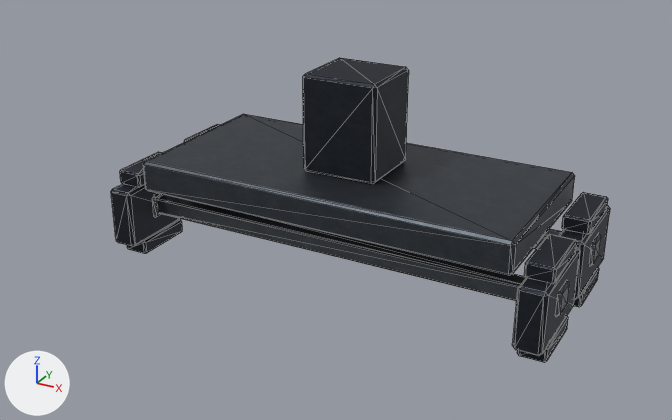
A saved change to the glTF model assets/terra/blocks/models/train_bogie.gltf.
Both versions are drawn from a 50 mm lens placed at (2.34, -4.03, 2.08), pointed at (0.46, -0.6, 0.36). The axes (+X, +Y, +Z) are drawn at lower left. The lights are the same throughout. The first picture is the older version. Mesh edges are drawn as thin lines. Vertices at exactly the same position are counted once.
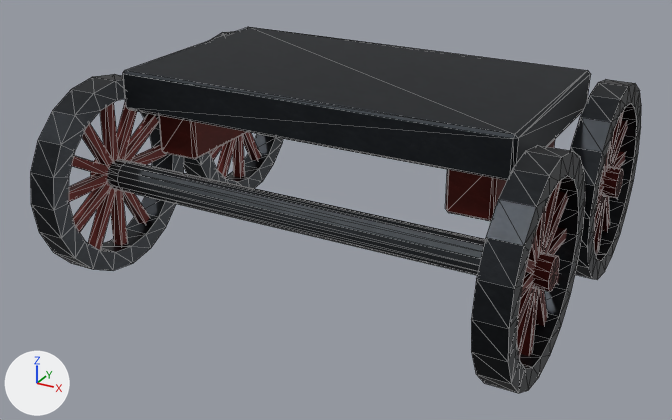
Pixel boxes [x1, y1, x2, y2] of what changed, in the pictures (672 x 420 px; the box of a moved part takes in the faces that stretch with it):
'Mesh_0', reshaped (22% wider, 20% taller): before [111, 58, 610, 363]; after [30, 27, 641, 393]
part 1 of me_mesh_0, added: after [107, 159, 485, 275]
part 2 of me_mesh_0, added: after [602, 167, 623, 198]
part 3 of me_mesh_0, added (mostly hidden): after [598, 182, 603, 196]
part 4 of me_mesh_0, added (mostly hidden): after [613, 152, 625, 168]
part 5 of me_mesh_0, added (brown): after [533, 253, 560, 292]
part 6 of me_mesh_0, moved or reshaped: before [143, 114, 575, 276]; after [123, 27, 590, 181]
part 7 of me_mesh_0, moved or reshaped (mostly hidden before): before [184, 124, 219, 142]; after [159, 115, 248, 159]
part 8 of me_mesh_0, moved or reshaped: before [562, 192, 608, 235]; after [445, 139, 555, 221]
part 9 of me_mesh_0, deleted: before [120, 58, 601, 363]
part 10 of me_mesh_0, built on: before [111, 184, 610, 356]; after [30, 31, 641, 393]

Diff of the bpy script that builds the scene:
```diff
--- a/assets/terra/blocks/models/train_bogie.gltf.py
+++ b/assets/terra/blocks/models/train_bogie.gltf.py
@@ mat_train_bogie_wheel_1_tire @@
+mat_train_bogie_wheel_1_tire = bpy.data.materials.new('train_bogie_wheel_1_tire')
+# colours: dark grey #5f6165
+# uses the picture img_machinery_iron_hd_png
@@ mat_train_bogie_wheel_0_tire @@
+mat_train_bogie_wheel_0_tire = bpy.data.materials.new('train_bogie_wheel_0_tire')
+# colours: dark grey #5f6165
+# uses the picture img_machinery_iron_hd_png
@@ mat_train_red @@
+mat_train_red = bpy.data.materials.new('train_red')
+# colours: red #bf4235
+# uses the picture img_machinery_iron_hd_png
@@ mat_train_bogie_wheel_2_spokes @@
+mat_train_bogie_wheel_2_spokes = bpy.data.materials.new('train_bogie_wheel_2_spokes')
+# colours: red #bc3f35
+# uses the picture img_machinery_iron_hd_png
@@ mat_train_bogie_wheel_3_spokes @@
+mat_train_bogie_wheel_3_spokes = bpy.data.materials.new('train_bogie_wheel_3_spokes')
+# colours: red #bc3f35
+# uses the picture img_machinery_iron_hd_png
@@ mat_train_bogie_wheel_3_tire @@
+mat_train_bogie_wheel_3_tire = bpy.data.materials.new('train_bogie_wheel_3_tire')
+# colours: dark grey #5f6165
+# uses the picture img_machinery_iron_hd_png
@@ mat_train_bogie_wheel_1_spokes @@
+mat_train_bogie_wheel_1_spokes = bpy.data.materials.new('train_bogie_wheel_1_spokes')
+# colours: red #bc3f35
+# uses the picture img_machinery_iron_hd_png
@@ mat_train_black_iron @@
+mat_train_black_iron = bpy.data.materials.new('train_black_iron')
+# colours: dark grey #5f6369
+# uses the picture img_machinery_iron_hd_png
@@ mat_train_bogie_wheel_2_tire @@
+mat_train_bogie_wheel_2_tire = bpy.data.materials.new('train_bogie_wheel_2_tire')
+# colours: dark grey #5f6165
+# uses the picture img_machinery_iron_hd_png
@@ mat_train_axle @@
+mat_train_axle = bpy.data.materials.new('train_axle')
+# colours: grey #939597
+# uses the picture img_machinery_iron_hd_png
@@ mat_train_bogie_wheel_0_spokes @@
+mat_train_bogie_wheel_0_spokes = bpy.data.materials.new('train_bogie_wheel_0_spokes')
+# colours: red #bc3f35
+# uses the picture img_machinery_iron_hd_png
@@ me_mesh_0 @@
-me_mesh_0.from_pydata(...)  # 480 vertices, 880 faces; spans x -0.56..1.57, y -0.98..-0.02, z 0.05..1.0
-me_mesh_0.materials.append(mat_rivet)
-me_mesh_0.materials.append(mat_dark)
-me_mesh_0.materials.append(mat_iron)
+me_mesh_0.from_pydata(...)  # 860 vertices, 1668 faces; spans x -0.58..1.58, y -1.45..0.45, z 0.05..1.0
+# me_mesh_0 part 1: a new loose piece, a 16-sided cylinder along x spanning x -0.5..1.5, y -1.07..-0.93, z 0.43..0.57, in mat_train_axle
+# me_mesh_0 part 2: a new loose piece, a 12-sided cylinder along x spanning x 1.42..1.58, y -0.07..0.07, z 0.43..0.57, in mat_train_bogie_wheel_2_spokes
+# me_mesh_0 part 3: a new loose piece, a box spanning x 1.477..1.523, y -0.382..0.0, z 0.477..0.522, in mat_train_bogie_wheel_2_spokes
+# me_mesh_0 part 4: a new loose piece, a box spanning x 1.477..1.523, y 0.0..0.382, z 0.477..0.522, in mat_train_bogie_wheel_2_spokes
+# me_mesh_0 part 5: a new loose piece, a 12-sided cylinder along x spanning x 1.42..1.58, y -1.07..-0.93, z 0.43..0.57, in mat_train_bogie_wheel_3_spokes
+# me_mesh_0 part 6: the loose piece of 24 vertices spanning x -0.4..1.4, y -0.92..-0.08, z 0.4..0.55 is scaled about its middle by (1, 1.19, 1.23), then moved by (0.0, 0.0, 0.43), in mat_train_black_iron
+# me_mesh_0 part 7: the loose piece of 24 vertices spanning x -0.56..-0.44, y -0.4..-0.1, z 0.4..0.47 is scaled about its middle by (1.65, 2.7, 3.84), then moved by (0.3, -0.25, 0.29), in mat_train_red
+# me_mesh_0 part 8: the loose piece of 24 vertices spanning x 1.44..1.56, y -0.4..-0.1, z 0.4..0.47 is scaled about its middle by (1.65, 2.7, 3.84), then moved by (-0.3, -0.25, 0.29), in mat_train_red
+# me_mesh_0 part 9: 11 loose pieces with 264 vertices, spanning x -0.56..1.57, y -0.9..-0.1, z 0.05..1.0, are deleted
+# me_mesh_0 part 10: 144 vertices removed from x -0.56..1.56, y -0.98..-0.02, z 0.12..0.4; 584 vertices added at x -0.56..1.57, y -1.45..0.45, z 0.05..0.95
+# other edits to the shape of me_mesh_0 do not show in these pictures
+me_mesh_0.materials.append(mat_train_axle)
+me_mesh_0.materials.append(mat_train_bogie_wheel_0_tire)
+me_mesh_0.materials.append(mat_train_bogie_wheel_0_spokes)
+me_mesh_0.materials.append(mat_train_bogie_wheel_1_tire)
+me_mesh_0.materials.append(mat_train_bogie_wheel_1_spokes)
+me_mesh_0.materials.append(mat_train_bogie_wheel_2_tire)
+me_mesh_0.materials.append(mat_train_bogie_wheel_2_spokes)
+me_mesh_0.materials.append(mat_train_bogie_wheel_3_tire)
+me_mesh_0.materials.append(mat_train_bogie_wheel_3_spokes)
+me_mesh_0.materials.append(mat_train_black_iron)
+me_mesh_0.materials.append(mat_train_red)
```
